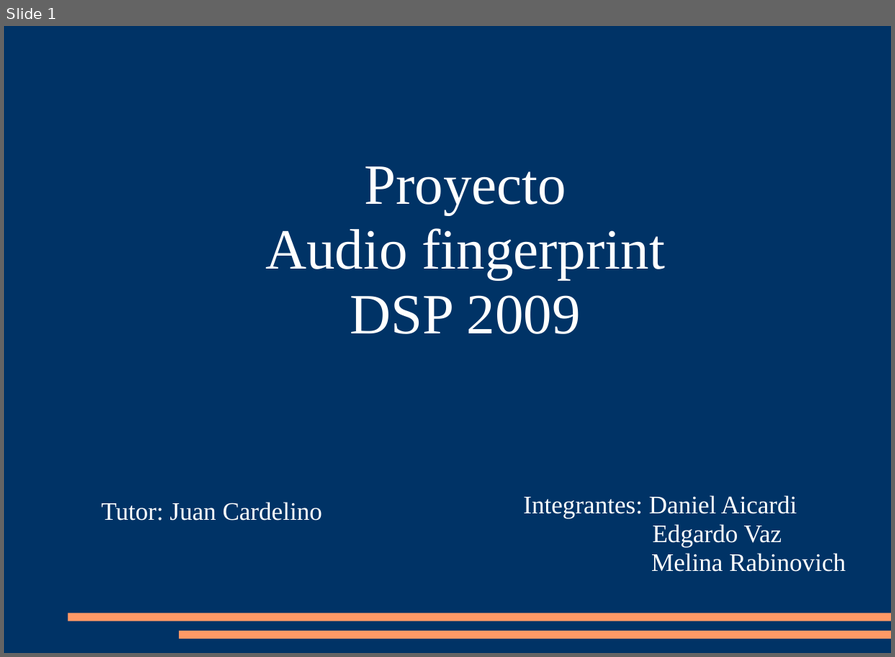
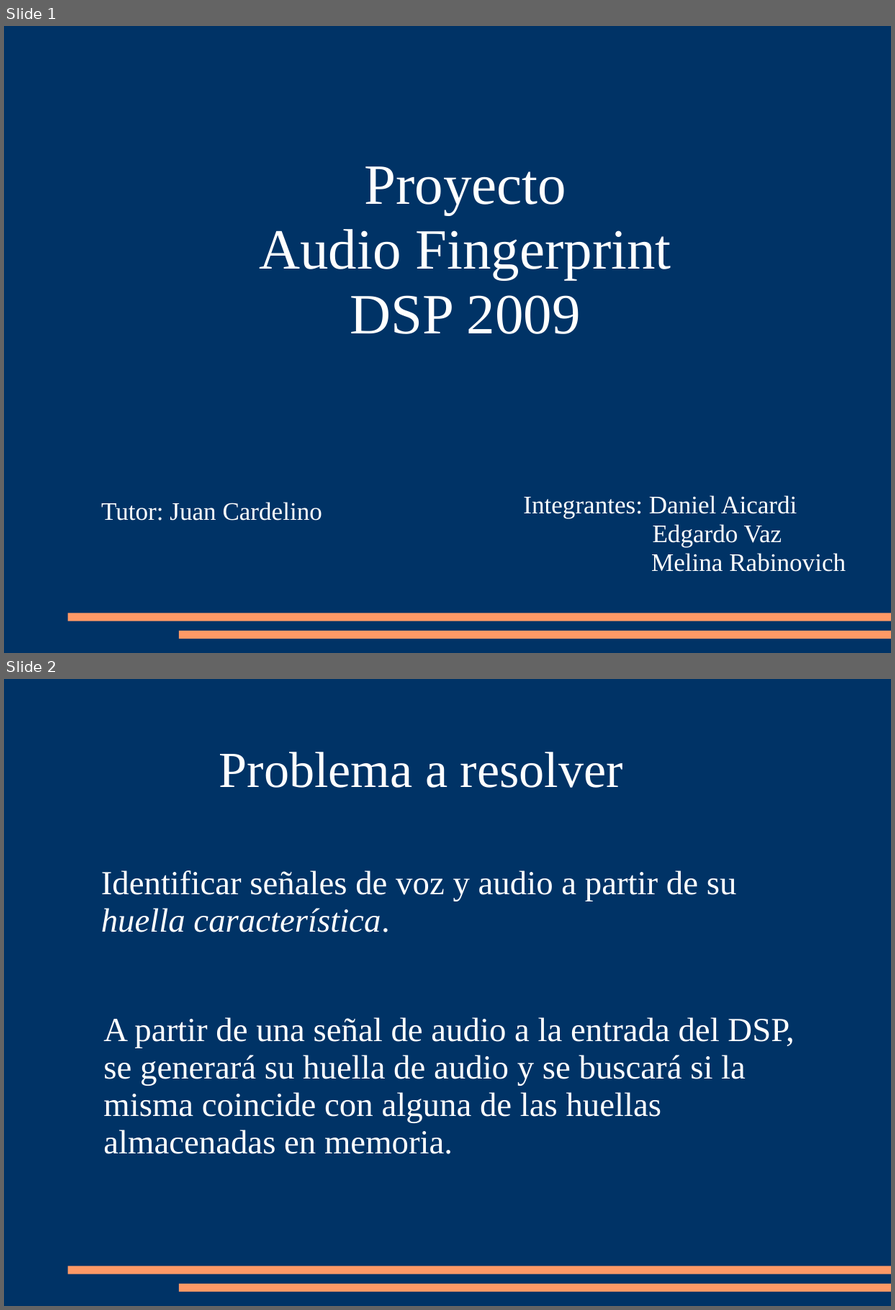
Before and after one commit to mrabinovichm/audio-fingerprint, a slide deck: Presentacion.ppt. Shown one above the other, each under a label of ours: slide 1 before the commit, slides 1 and 2 after it. The pictures are 895x657 and 895x1310 pixels, drawn with LibreOffice and Linux fonts; fonts in the diff are those of the drawing. Boxes give left, top, right and bottom in pixels: in the first picture for what was removed or moved away, otherwise in the second. Text is boxed around its words. In the diff, an @@ line names an element or a change of style, - is before the commit and + after.

```diff
--- a/Presentacion.ppt
+++ b/Presentacion.ppt
@@ slide 2 added at (4, 679, 891, 1306), background #003366; not listed: 2 template elements that a slide beside it also shows @@
@@ text added at (219, 752, 623, 788), 48 pt, text #FFFFFF @@
+Problema a resolver
@@ text added at (101, 871, 737, 932), 32 pt, text #FFFFFF @@
+Identificar señales de voz y audio a partir de su
+huella característica.
@@ text added at (103, 1017, 794, 1154), 32 pt, text #FFFFFF @@
+A partir de una señal de audio a la entrada del DSP,
+se generará su huella de audio y se buscará si la
+misma coincide con alguna de las huellas
+almacenadas en memoria.
@@ slide 1 changed as well @@
@@ text at (259, 229, 671, 279): text changed @@
-Audio fingerprint
+Audio Fingerprint
```
Also in this commit, not shown: 5 other slides added, 2 other files.
